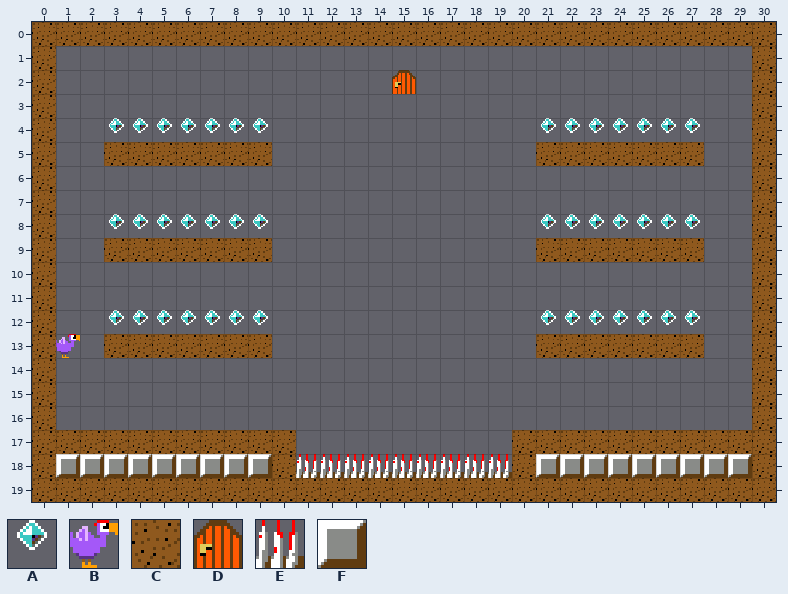
Level history. Tiled map (JSON): src/levels/level-13.tmj. That is the earlier state.
Cells are 16x16 px. Shown: x 0..30, y 0..19.
Key: from "LittleJS Platformer": A 0, B 2, C 5, D 6, E 7, F 8.
_ is an empty cell.
Layer "Foreground" before, first column x 0:
 0 CCCCCCCCCCCCCCCCCCCCCCCCCCCCCCC
 1 C_____________________________C
 2 C______________D______________C
 3 C_____________________________C
 4 C__AAAAAAA___________AAAAAAA__C
 5 C__CCCCCCC___________CCCCCCC__C
 6 C_____________________________C
 7 C_____________________________C
 8 C__AAAAAAA___________AAAAAAA__C
 9 C__CCCCCCC___________CCCCCCC__C
10 C_____________________________C
11 C_____________________________C
12 C__AAAAAAA___________AAAAAAA__C
13 CB_CCCCCCC___________CCCCCCC__C
14 C_____________________________C
15 C_____________________________C
16 C_____________________________C
17 CCCCCCCCCCC_________CCCCCCCCCCC
18 CFFFFFFFFFCEEEEEEEEECFFFFFFFFFC
19 CCCCCCCCCCCCCCCCCCCCCCCCCCCCCCC
Once edited:
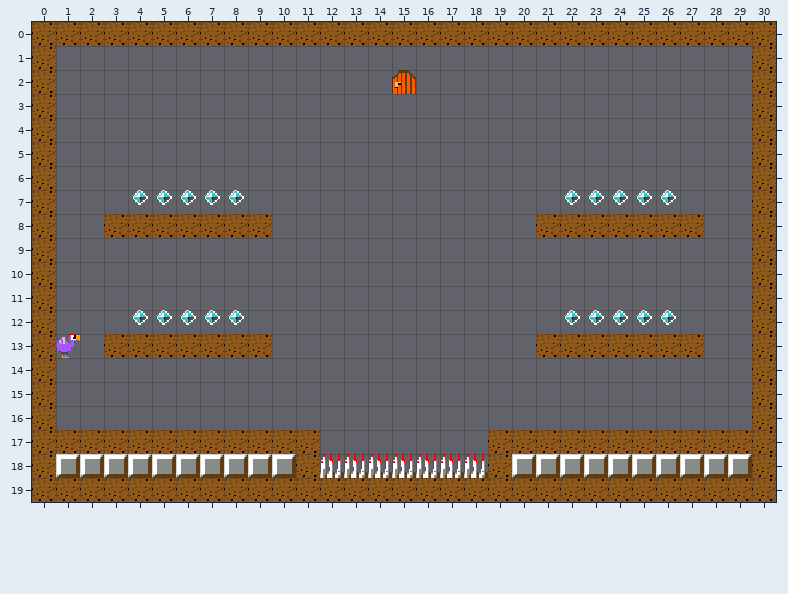
Edits made:
Changed rows in their new state; . is an unchanged cell.
Layer "Foreground":
first column x 3:
 4 _______..........._______
 5 _______..........._______
 7 .AAAAA.............AAAAA.
 8 CCCCCCC...........CCCCCCC
 9 _______..........._______
12 _....._..........._....._
first column x 10:
17 .C.......C.
18 FC.......CF
